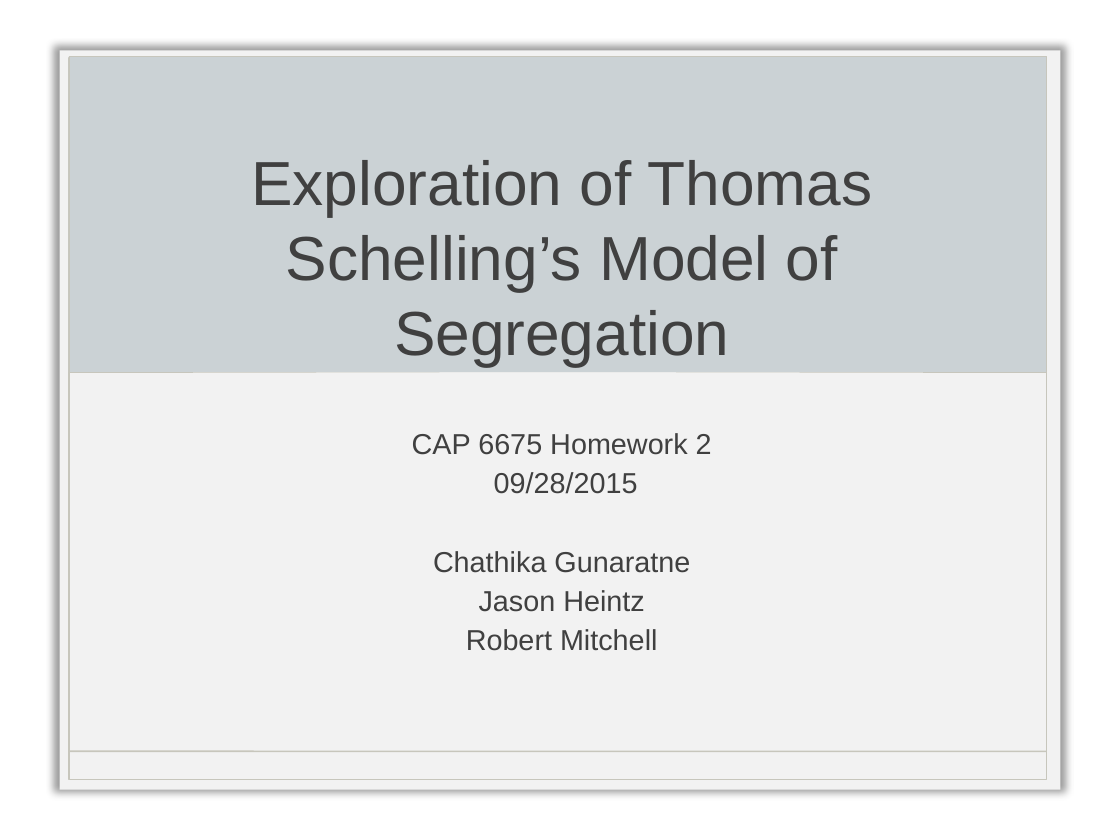
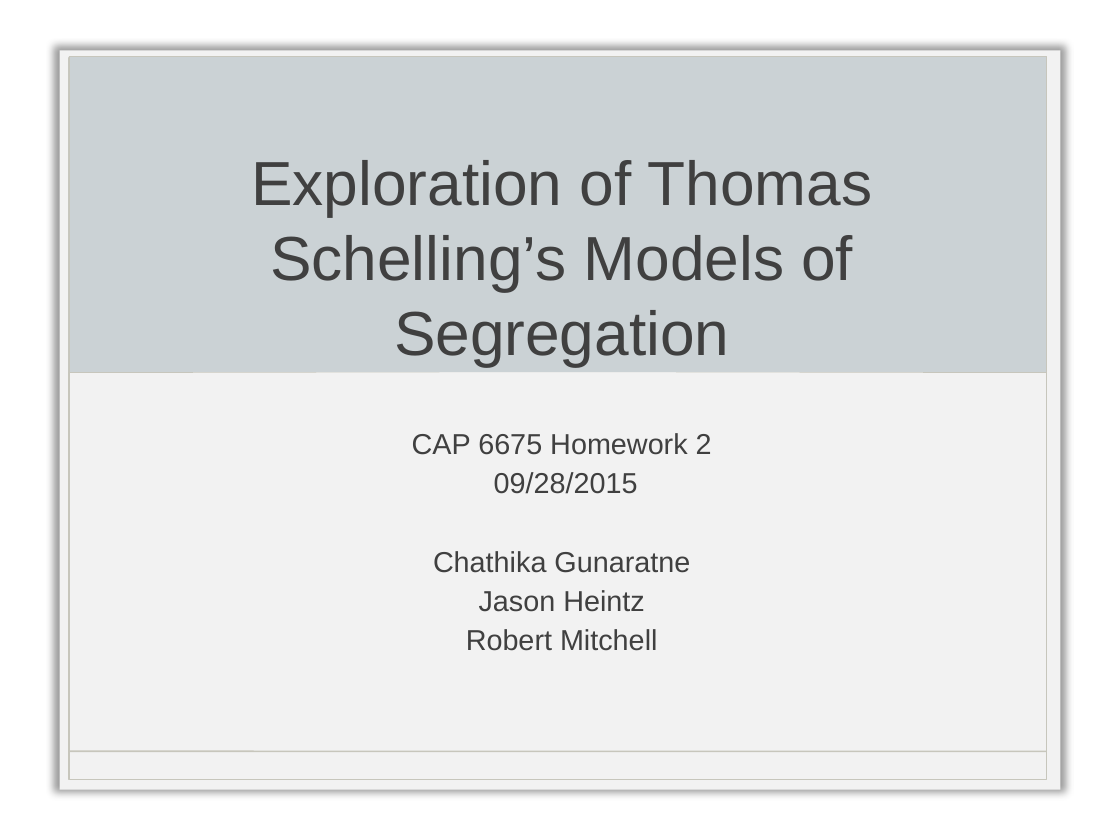
Before and after one commit to chathika/CAP6675HW2, a slide deck: slide 1 of CAP6675_HW2_Presentation.pptx. Drawn at 1120x840 pixels with LibreOffice and Linux fonts; fonts in the diff are those of the drawing; background and template pictures are left out. Boxes give left, top, right and bottom in pixels: in the first picture for what was removed or moved away, otherwise in the second. Text is boxed around its words. In the diff, an @@ line names an element or a change of style, - is before the commit and + after.

```diff
--- a/CAP6675_HW2_Presentation.pptx
+++ b/CAP6675_HW2_Presentation.pptx
@@ title at <box>251,160,873,366</box>: text changed @@
-Exploration of Thomas Schelling’s Model of Segregation
+Exploration of Thomas Schelling’s Models of Segregation
```
Also in this commit, not shown: 3 other slides changed.
